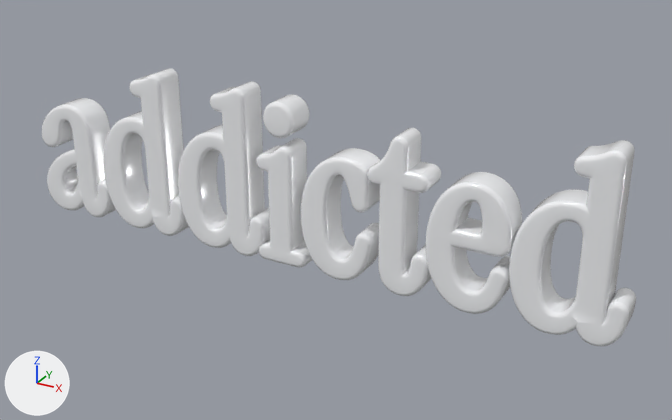
The glTF model hands/addicted.glb as it was, and as the next commit left it.
One viewpoint serves both versions: a camera (50 mm lens) standing at (1.54, -2.54, 1.19) and looking at (0.13, 0.03, -0.09). The lights are fixed; the arrows at lower left show +X, +Y and +Z. The older version comes first. Vertices at exactly the same position are counted once.

The scene before the commit, as lines of its bpy script (objects in view):
```python
me_addicted = bpy.data.meshes.new('addicted')
me_addicted.from_pydata(...)  # 41698 vertices, 83698 faces; spans x -1.0..1.0, y -0.05..0.05, z -0.27..0.27
me_addicted.materials.append(mat_porcelain)  # white #f6f7f9
ob_addicted = bpy.data.objects.new('addicted', me_addicted)
ob_addicted.location = (0.0, 0.0, 0.0)
ob_addicted.scale = (1.15, 1.15, 1.15)
```
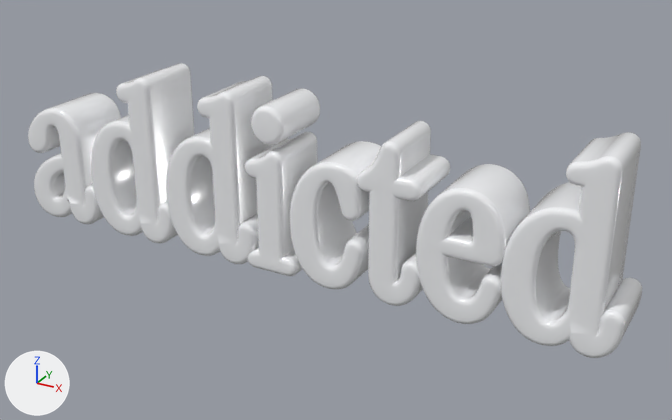
Patch to the scene script:
```diff
--- a/hands/addicted.glb.py
+++ b/hands/addicted.glb.py
@@ me_addicted @@
 # used by ob_addicted; location = (0.0, 0.0, 0.0); scale = (1.15, 1.15, 1.15)
-me_addicted.from_pydata(...)  # 41698 vertices, 83698 faces; spans x -1.0..1.0, y -0.05..0.05, z -0.27..0.27
+me_addicted.from_pydata(...)  # 41744 vertices, 83846 faces; spans x -1.0..1.0, y -0.11..0.11, z -0.27..0.27
+# me_addicted part 1: the loose piece of 6510 vertices spanning x 0.68..1.0, y -0.05..0.05, z -0.27..0.27 is rebuilt with 6516 vertices and now spans x 0.67..1.0, y -0.11..0.11, z -0.27..0.27
+# me_addicted part 2: the loose piece of 6508 vertices spanning x -0.73..-0.41, y -0.05..0.05, z -0.27..0.27 is rebuilt with 6518 vertices and now spans x -0.73..-0.4, y -0.11..0.11, z -0.27..0.27
+# me_addicted part 3: the loose piece of 6506 vertices spanning x -0.42..-0.1, y -0.05..0.05, z -0.27..0.27 is rebuilt with 6520 vertices and now spans x -0.42..-0.09, y -0.11..0.11, z -0.27..0.27
+# me_addicted part 4: the loose piece of 6356 vertices spanning x -1.0..-0.71, y -0.05..0.05, z -0.27..0.12 is rebuilt with 6358 vertices and now spans x -1.0..-0.71, y -0.11..0.11, z -0.27..0.12
+# me_addicted part 5: the loose piece of 4212 vertices spanning x 0.03..0.27, y -0.05..0.05, z -0.27..0.12 is rebuilt with 4212 vertices and now spans x 0.03..0.27, y -0.11..0.11, z -0.27..0.12
+# me_addicted part 6: the loose piece of 4042 vertices spanning x 0.43..0.68, y -0.05..0.05, z -0.27..0.12 is rebuilt with 4040 vertices and now spans x 0.43..0.68, y -0.11..0.11, z -0.27..0.12
+# me_addicted part 7: the loose piece of 3538 vertices spanning x 0.25..0.45, y -0.05..0.05, z -0.27..0.21 is rebuilt with 3554 vertices and now spans x 0.25..0.45, y -0.11..0.11, z -0.27..0.21
+# me_addicted part 8: the loose piece of 2682 vertices spanning x -0.12..0.05, y -0.05..0.05, z -0.26..0.12 is rebuilt with 2682 vertices and now spans x -0.13..0.05, y -0.11..0.11, z -0.27..0.12
+# me_addicted part 9: the loose piece of 1344 vertices spanning x -0.09..0.01, y -0.05..0.05, z 0.14..0.25 is rebuilt with 1344 vertices and now spans x -0.09..0.02, y -0.11..0.11, z 0.14..0.25
 me_addicted.materials.append(mat_porcelain)
```

Boxes (x1, y1, x2, y2) around the edits, measured in the pictures (672 x 420 px):
'addicted', reshaped, rescaled (6% taller): before (42, 68, 636, 346); after (28, 63, 642, 358)
part 1 of me_addicted, rebuilt (11% wider, 10% taller): before (509, 140, 636, 346); after (501, 132, 642, 358)
part 2 of me_addicted, rebuilt (21% wider, 7% taller): before (104, 68, 189, 236); after (91, 63, 194, 243)
part 3 of me_addicted, rebuilt (17% wider, 7% taller): before (178, 81, 270, 256); after (166, 76, 274, 264)
part 4 of me_addicted, rebuilt (25% wider, 10% taller): before (42, 98, 116, 217); after (28, 93, 121, 224)
part 5 of me_addicted, rebuilt: before (301, 148, 380, 280); after (290, 141, 381, 289)
part 6 of me_addicted, rebuilt (19% wider, 13% taller): before (426, 172, 522, 314); after (416, 164, 530, 324)
part 7 of me_addicted, rebuilt (27% wider, 10% taller): before (368, 128, 441, 296); after (357, 121, 450, 306)
part 8 of me_addicted, rebuilt (30% wider, 12% taller): before (256, 138, 312, 267); after (244, 132, 317, 276)
part 9 of me_addicted, rebuilt (49% wider, 29% taller): before (263, 94, 309, 138); after (251, 88, 320, 145)
